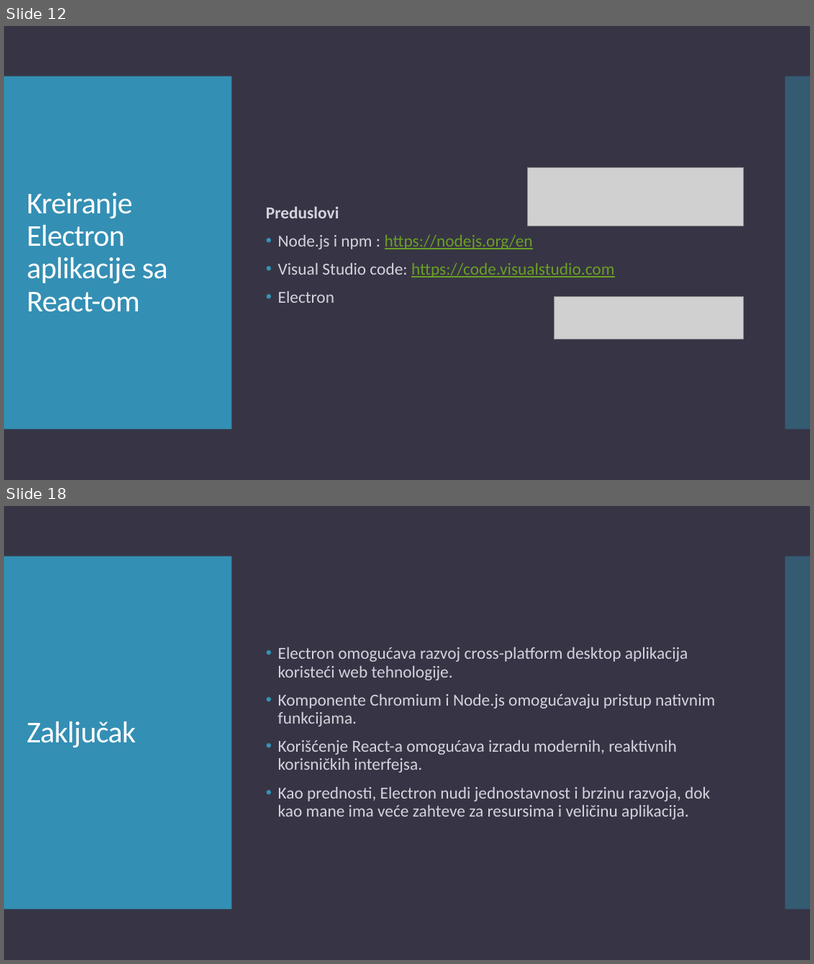
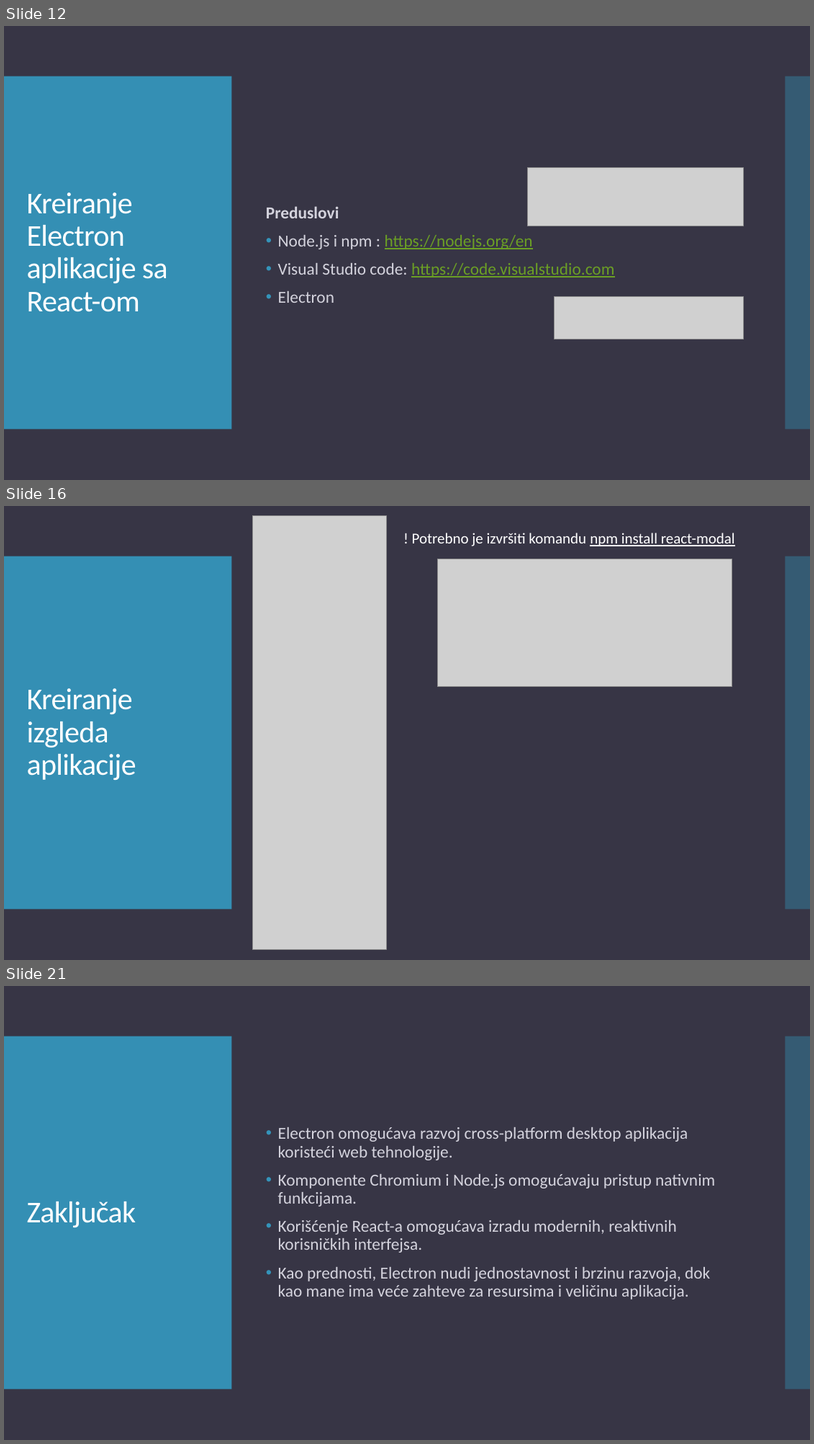
Before and after one commit to teodora18040cvetkovic/electron_react, a slide deck: Electron.pptx. Shown one above the other, each under a label of ours: slides 12 and 18 before the commit, slides 12, 16 and 21 after it; the slides between them are not shown. The pictures are 814x964 and 814x1444 pixels, drawn with LibreOffice and Linux fonts; fonts in the diff are those of the drawing; grey boxes stand for pictures. Boxes give left, top, right and bottom in pixels: in the first picture for what was removed or moved away, otherwise in the second. Text is boxed around its words. In the diff, an @@ line names an element or a change of style, - is before the commit and + after.

```diff
--- a/Electron.pptx
+++ b/Electron.pptx
@@ slide 16 added at box(4, 506, 810, 960), background #373545; not listed: 2 template elements that a slide beside it also shows @@
@@ picture added at box(252, 515, 386, 949) @@
@@ text added at box(412, 533, 736, 546), 18 pt, text #FFFFFF @@
+! Potrebno je izvršiti komandu npm install react-modal
@@ picture added at box(437, 559, 733, 687) @@
@@ title added at box(27, 688, 136, 780), 36 pt, text #FFFFFF @@
+Kreiranje izgleda aplikacije
@@ what was slide 18 is now slide 21 @@
```
Also in this commit, not shown: 5 slides changed, 2 other slides added, 1 other file.
